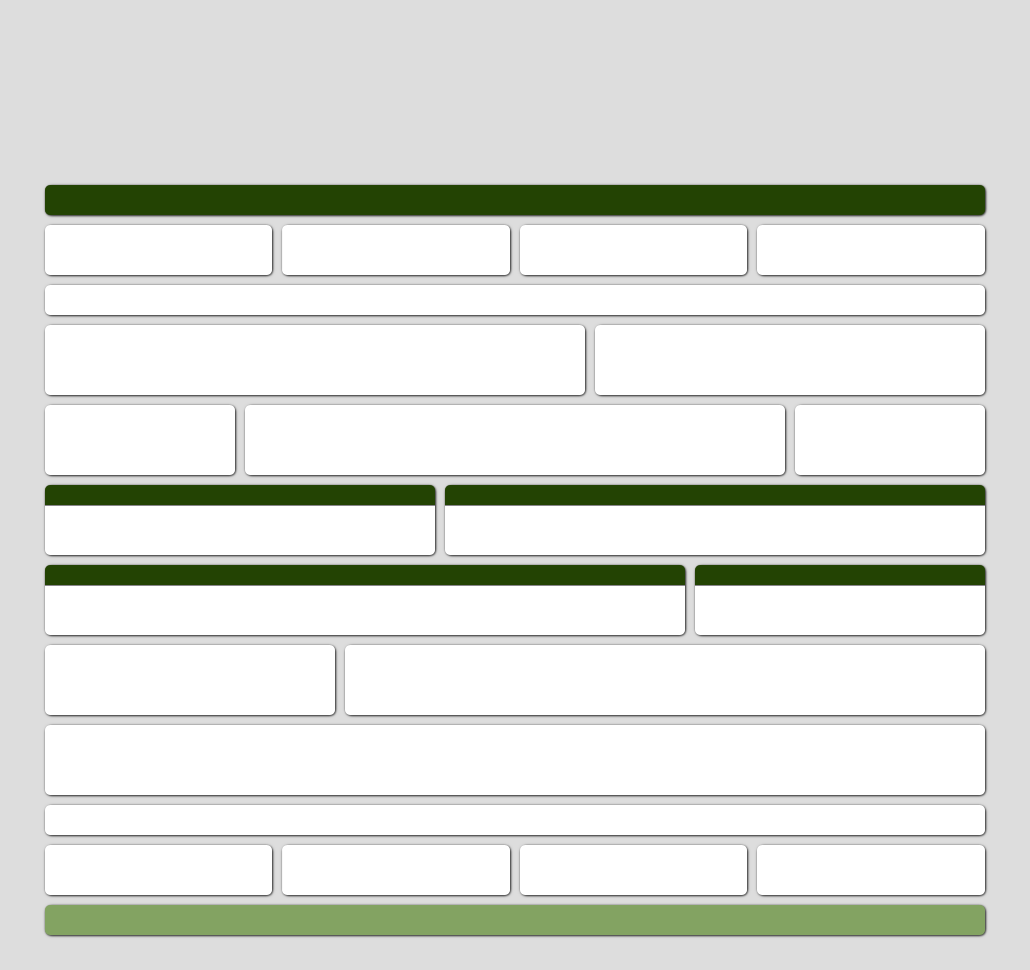
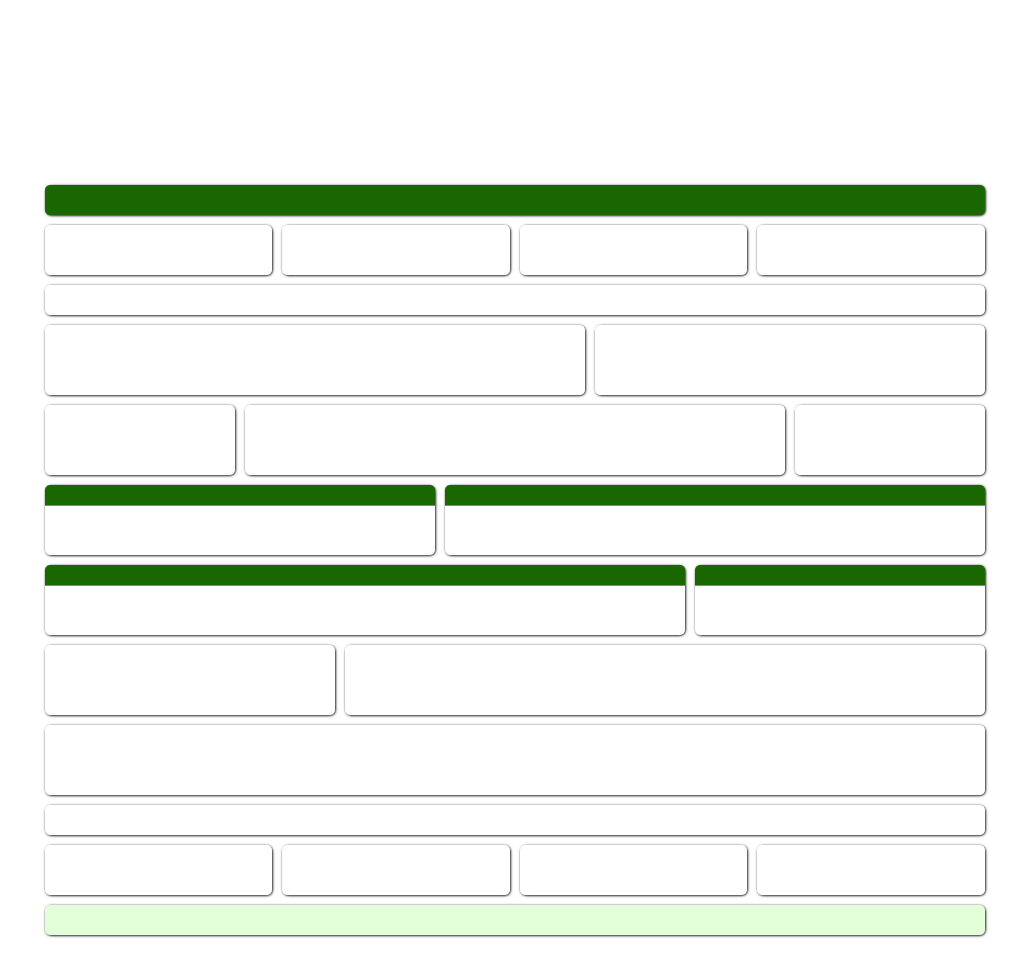
Comparing the layer stacks of the two 1030 x 970 images. Changes:
painted on "navbar" over (45, 185, 985, 215)
painted on "footer" over (45, 905, 985, 935)
painted on "Background" over (0, 0, 1030, 970)
